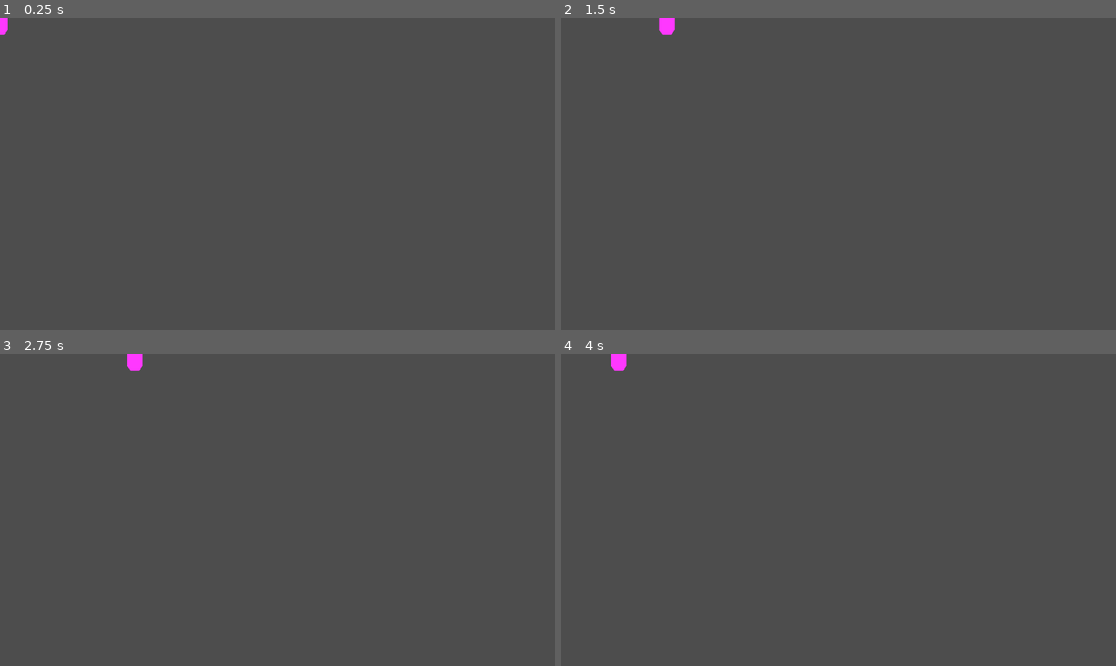
Above: before the commit, frames 1-4 (two rows, left to right).
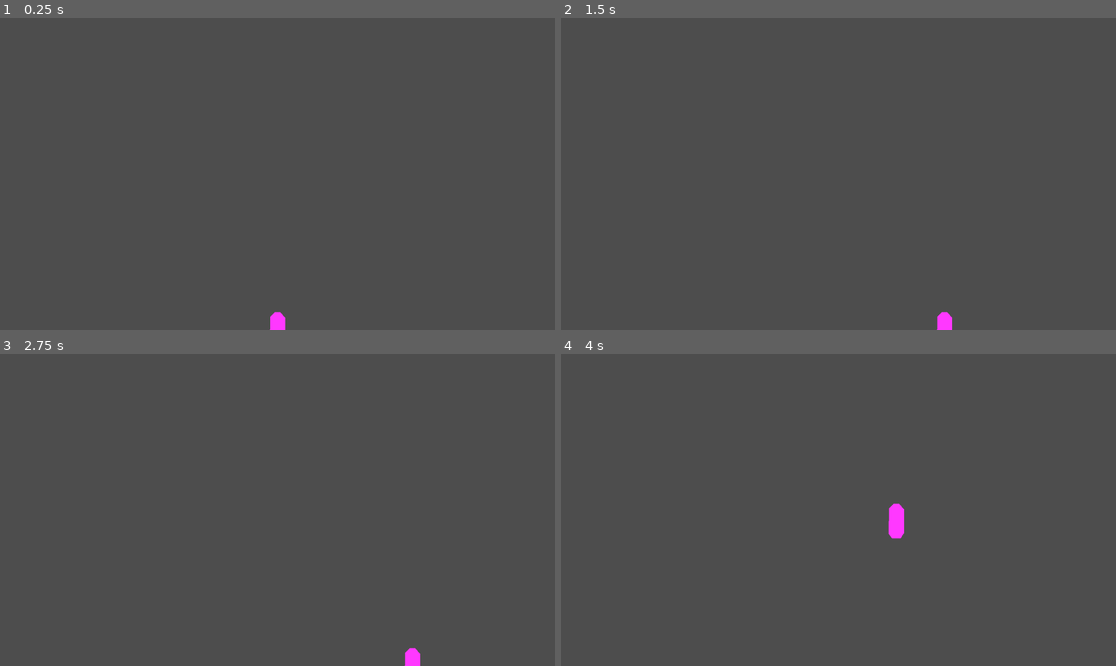
Above: after the commit, the same moments.

Repository: CKolean/Aerobullosis
Game: Godot game, scene res://scenes/game/player.tscn
Same seed, same stepped clock (60 frames per second), same inputs: the game is played once before the commit and once after it. This scene is started directly instead of the project's main scene.
Inputs:
- Up to frame 1 (0.25 s): no input
- Up to frame 2 (1.5 s): tap Enter at 0.5 s; hold Right (move_right) 0.53-1.28 s; hold Left (move_left) from 1.28 s (still down)
- Up to frame 3 (2.75 s): release Left (move_left) at 2.03 s; hold Right (move_right) from 2.03 s (still down)
- Up to frame 4 (4 s): release Right (move_right) at 2.78 s; hold Up (move_up) 2.78-3.53 s; hold Left (move_left) from 3.53 s (still down)

The runs differ from the first frame. In frame 1, 0.2% of the frame differs, in the area x 0-52%, y 0-100%; in frame 2, 0.3%; in frame 3, 0.3%; in frame 4, 0.4%, in the area x 9-62%, y 0-60%.

Commit message:
making player spawn at bottom middle of the screen

Diff:
--- a/game/aerobullosis/scenes/game/player.gd
+++ b/game/aerobullosis/scenes/game/player.gd
@@ -7,8 +7,8 @@
 # Called when the node enters the scene tree for the first time.
 func _ready():
 	screen_size = get_viewport_rect().size
-	start_position = screen_size
-	print(start_position)
+	start_position = Vector2(screen_size[0]/2,screen_size[1])
+	position = start_position
 
 
 # Called every frame. 'delta' is the elapsed time since the previous frame.
